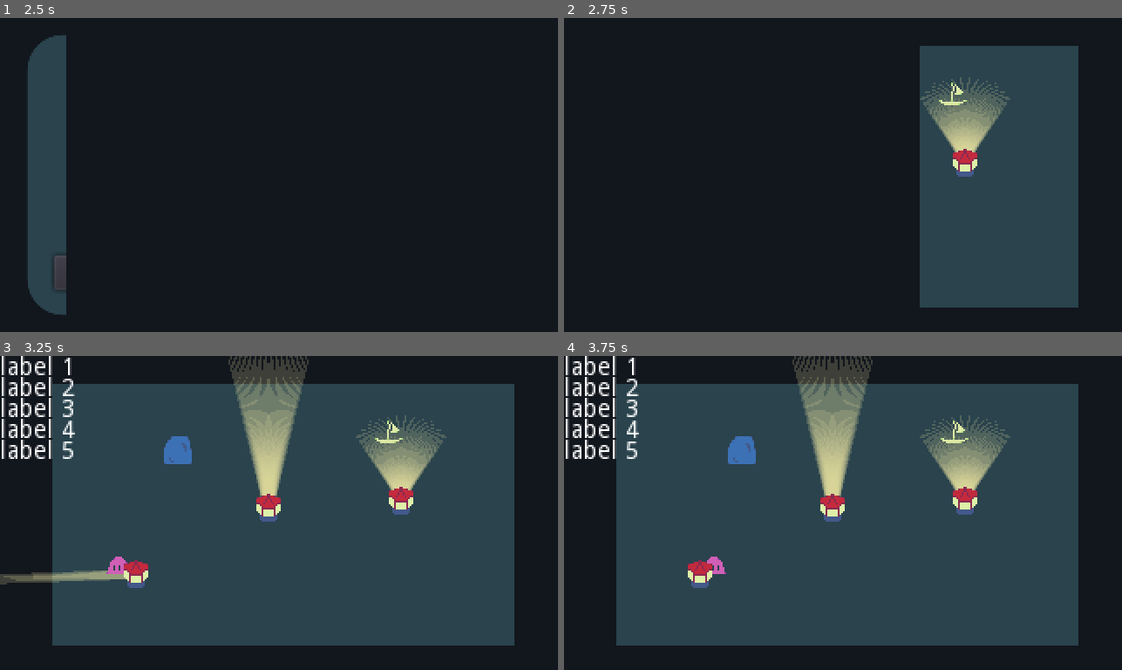
Above: before the commit, frames 1-4 (two rows, left to right).
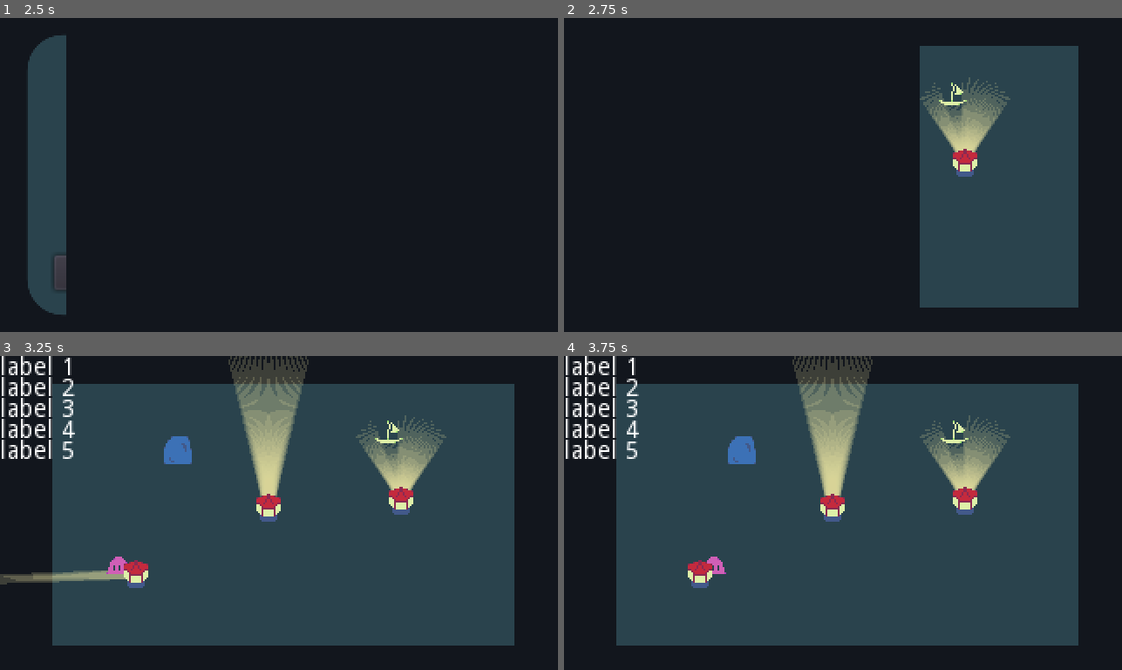
Above: after the commit, the same moments.

Repository: genericuser990/GameJamTowerTheme
Game: Godot game, scene res://Scenes/SceneManager.tscn
Same seed, same stepped clock (60 frames per second), same inputs: the game is played once before the commit and once after it.
Inputs:
- Up to frame 1 (2.5 s): click "Play" at 0.5 s; hold Right (moveRight) 1.28-2 s; click "1" at 2 s
- Up to frame 2 (2.75 s): no input
- Up to frame 3 (3.25 s): hold Down (moveDown) from 2.78 s (still down)
- Up to frame 4 (3.75 s): release Down (moveDown) at 3.53 s; hold Right (moveRight) from 3.53 s (still down)

Frame 1 is identical in both runs. In frame 2, 0.2% of the frame differs, in the area x 67-72%, y 18-37%; in frame 3, 0.2%; in frame 4, 0.3%.

Commit message:
Moveable rock

Diff:
--- a/Scenes/MoveableRock.tscn
+++ b/Scenes/MoveableRock.tscn
@@ -1,31 +1,47 @@
-[gd_scene load_steps=5 format=2]
+[gd_scene load_steps=6 format=2]
 
 [ext_resource path="res://Sprites/moveableRock1.png" type="Texture" id=1]
+[ext_resource path="res://Scripts/MoveableRock.gd" type="Script" id=2]
 
 [sub_resource type="RectangleShape2D" id=1]
 extents = Vector2( 8, 7 )
 
+[sub_resource type="RectangleShape2D" id=3]
+extents = Vector2( 1, 9 )
+
 [sub_resource type="RectangleShape2D" id=2]
-extents = Vector2( 8, 10 )
+extents = Vector2( 8, 1 )
 
-[sub_resource type="RectangleShape2D" id=3]
-extents = Vector2( 10, 8 )
-
-[node name="MoveableRock" type="RigidBody2D"]
+[node name="MoveableRock" type="Area2D"]
 z_index = 2
+script = ExtResource( 2 )
 
 [node name="CollisionShape2D" type="CollisionShape2D" parent="."]
 position = Vector2( 0, 1 )
 shape = SubResource( 1 )
 
-[node name="horizontalCollision" type="Area2D" parent="."]
+[node name="LeftCollision" type="Area2D" parent="."]
 
-[node name="CollisionShape2D" type="CollisionShape2D" parent="horizontalCollision"]
+[node name="CollisionShape2D" type="CollisionShape2D" parent="LeftCollision"]
+position = Vector2( -9, 1 )
+shape = SubResource( 3 )
+
+[node name="TopCollision" type="Area2D" parent="."]
+
+[node name="CollisionShape2D" type="CollisionShape2D" parent="TopCollision"]
+position = Vector2( 0, -7 )
 shape = SubResource( 2 )
 
-[node name="verticalCollision" type="Area2D" parent="."]
+[node name="BottomCollision" type="Area2D" parent="."]
 
-[node name="CollisionShape2D" type="CollisionShape2D" parent="verticalCollision"]
+[node name="CollisionShape2D" type="CollisionShape2D" parent="BottomCollision"]
+position = Vector2( 0, 9 )
+shape = SubResource( 2 )
+
+[node name="RightCollision" type="Area2D" parent="."]
+
+[node name="CollisionShape2D" type="CollisionShape2D" parent="RightCollision"]
+position = Vector2( 9, 1 )
 shape = SubResource( 3 )
 
 [node name="MoveableRock1" type="Sprite" parent="."]
--- a/Scenes/Ray.tscn
+++ b/Scenes/Ray.tscn
@@ -6,6 +6,7 @@
 _data = [ Vector2( 0, 1 ), 0.0, 0.0, 0, 0, Vector2( 1, 0 ), 0.0, 0.0, 0, 0 ]
 
 [node name="Ray" type="RayCast2D"]
+collide_with_areas = true
 script = ExtResource( 1 )
 
 [node name="Light" type="Line2D" parent="."]
--- a/Scripts/Boat.gd
+++ b/Scripts/Boat.gd
@@ -16,8 +16,6 @@
 # Called when the node enters the scene tree for the first time.
 func _ready():
 	connect("body_entered", self, "onObjectEnter")
-	pass # Replace with function body.
-
 
 #rock back and forth
 func _physics_process(delta):
--- a/Scripts/Lighthouse.gd
+++ b/Scripts/Lighthouse.gd
@@ -34,21 +34,14 @@
 
 func spreadLight():
 	# set_cast_to uses relative coordinates from the lighthouse
-	#var dispVec = monsterPos - position
-	#var currCast = monster.position
 	var newCast = dirVector.normalized() * rayLength
 	for ray in rays.get_children():
 		ray.set_cast_to(newCast)
 
-		var collider = ray.get_collider()
-		#Global.debugControl.label1.text = collider.name
-		if collider:
+		if ray.get_collider():
 			# drawLight uses relative coordinates (I think)
 			# get_collision_point returns absolute coordinates
 			var relCollisionPos = (ray.get_collision_point() - position).rotated(-deg2rad(ray.angle))
-			#if collider.name == "Monster":
-				#ray.drawLight(Vector2.ZERO, relCollisionPos.normalized() * rayLength)
-			#else:
 			ray.drawLight(Vector2.ZERO, relCollisionPos)
 		else:
 			ray.drawLight(Vector2.ZERO, newCast)
--- /dev/null
+++ b/Scripts/MoveableRock.gd
@@ -0,0 +1,23 @@
+extends Area2D
+
+
+onready var rightCollision = $RightCollision
+onready var leftCollision = $LeftCollision
+onready var topCollision = $TopCollision
+onready var bottomCollision = $BottomCollision
+
+export var speed := 100
+
+func _ready():
+	pass
+
+func _process(delta):
+	if get_overlapping_bodies():
+		if topCollision.get_overlapping_bodies():
+			position += Vector2.DOWN * speed * delta
+		elif bottomCollision.get_overlapping_bodies():
+			position += Vector2.UP * speed * delta
+		elif leftCollision.get_overlapping_bodies():
+			position += Vector2.RIGHT * speed * delta
+		elif rightCollision.get_overlapping_bodies():
+			position += Vector2.LEFT * speed * delta
